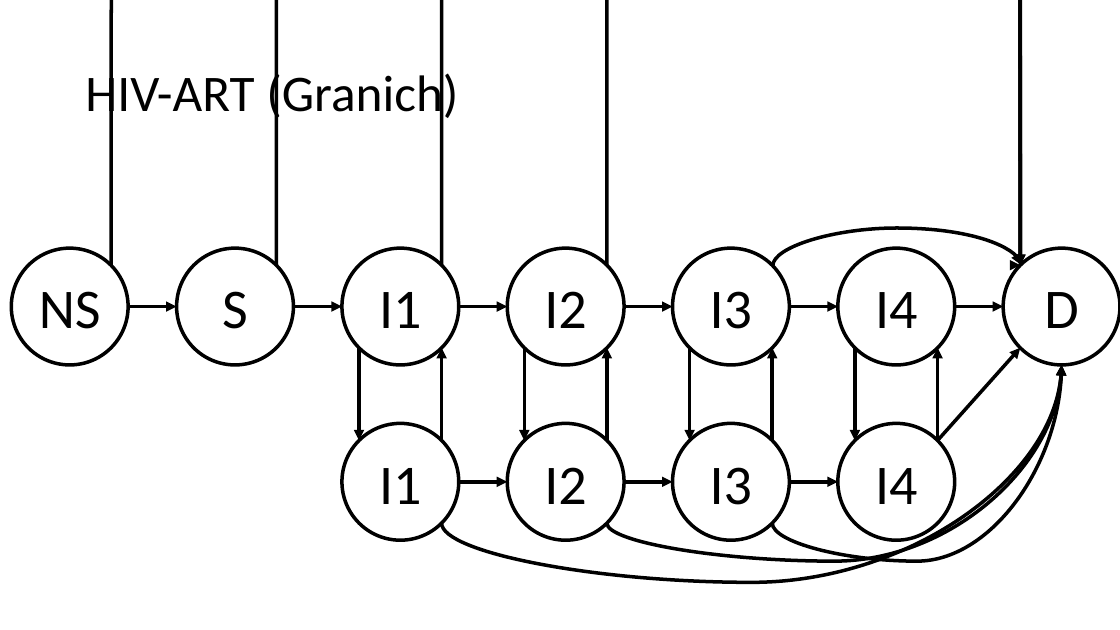
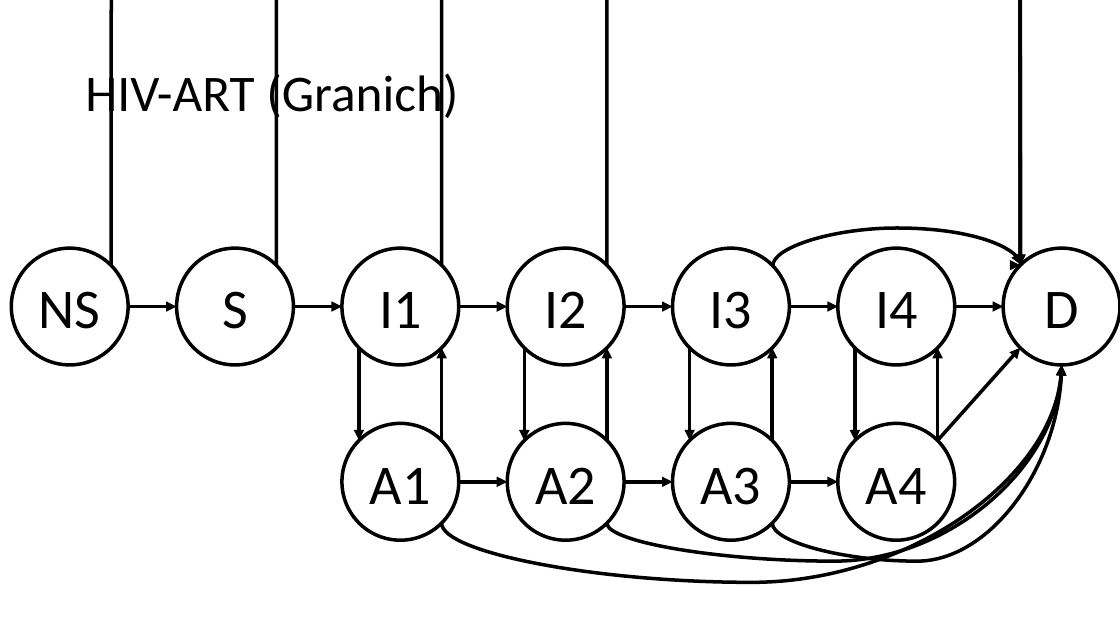
Before and after one commit to niemasd/FAVITES, a slide deck: slide 4 of figures/figures.pptx. Drawn at 1120x630 pixels with LibreOffice and Linux fonts; fonts in the diff are those of the drawing. Boxes give left, top, right and bottom in pixels: in the first picture for what was removed or moved away, otherwise in the second. Text is boxed around its words. In the diff, an @@ line names an element or a change of style, - is before the commit and + after.

Commit message:
Fixed figure

```diff
--- a/figures/figures.pptx
+++ b/figures/figures.pptx
@@ text in ellipse at (x1=370, y1=468, x2=431, y2=504): text changed @@
-I1
+A1
@@ text in ellipse at (x1=535, y1=467, x2=596, y2=504): text changed @@
-I2
+A2
@@ text in ellipse at (x1=701, y1=467, x2=762, y2=505): text changed @@
-I3
+A3
@@ text in ellipse at (x1=866, y1=468, x2=927, y2=504): text changed @@
-I4
+A4
```
